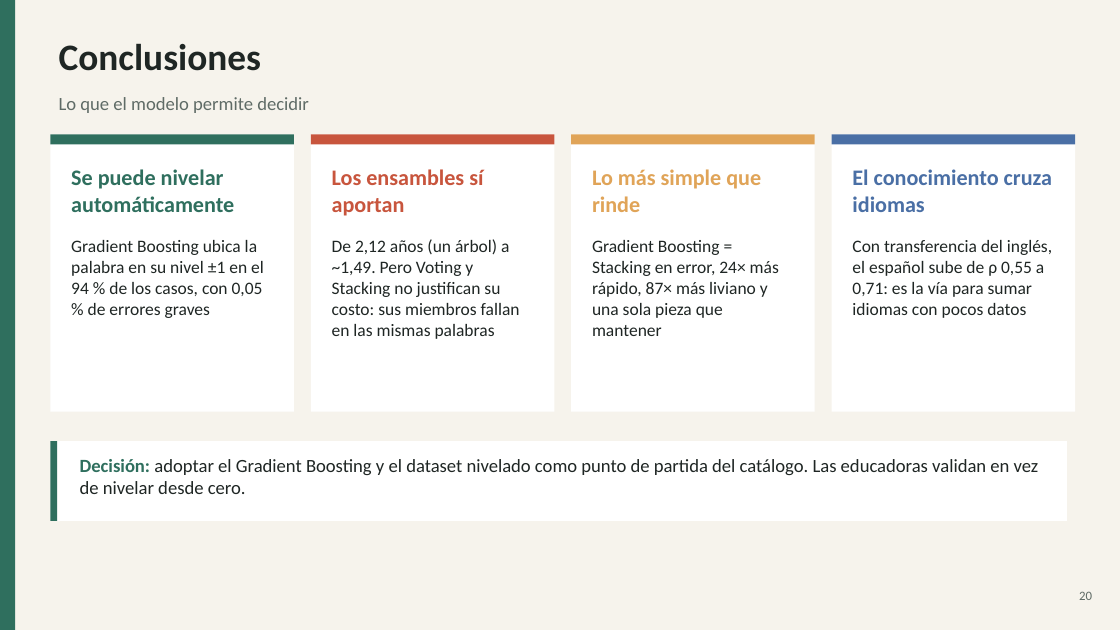
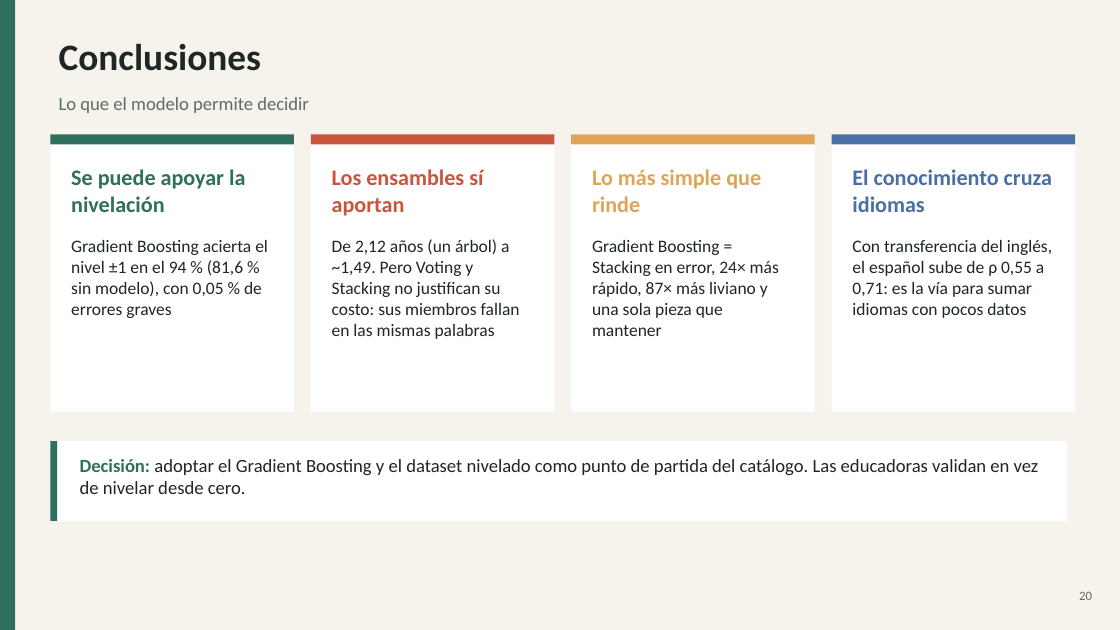
Before and after one commit to Zenith-AB/pino-app, a slide deck: slide 20 of eft-machine-learning/presentacion/Pino_EFT.pptx. Drawn at 1120x630 pixels with LibreOffice and Linux fonts; fonts in the diff are those of the drawing. Boxes give left, top, right and bottom in pixels: in the first picture for what was removed or moved away, otherwise in the second. Text is boxed around its words. In the diff, an @@ line names an element or a change of style, - is before the commit and + after.

```diff
--- a/eft-machine-learning/presentacion/Pino_EFT.pptx
+++ b/eft-machine-learning/presentacion/Pino_EFT.pptx
@@ text at <box>71,169,245,212</box>: text changed @@
-Se puede nivelar automáticamente
+Se puede apoyar la nivelación
@@ text at <box>71,240,268,318</box>: text changed @@
-Gradient Boosting ubica la palabra en su nivel ±1 en el 94 % de los casos, con 0,05 % de errores graves
+Gradient Boosting acierta el nivel ±1 en el 94 % (81,6 % sin modelo), con 0,05 % de errores graves
```
Also in this commit, not shown: 1 other slide changed, 1 other file.
